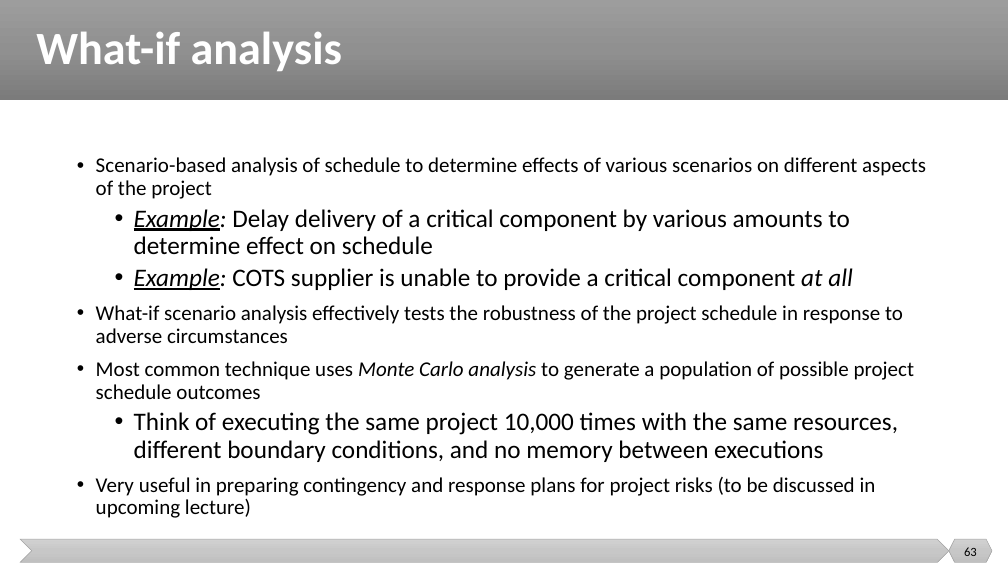
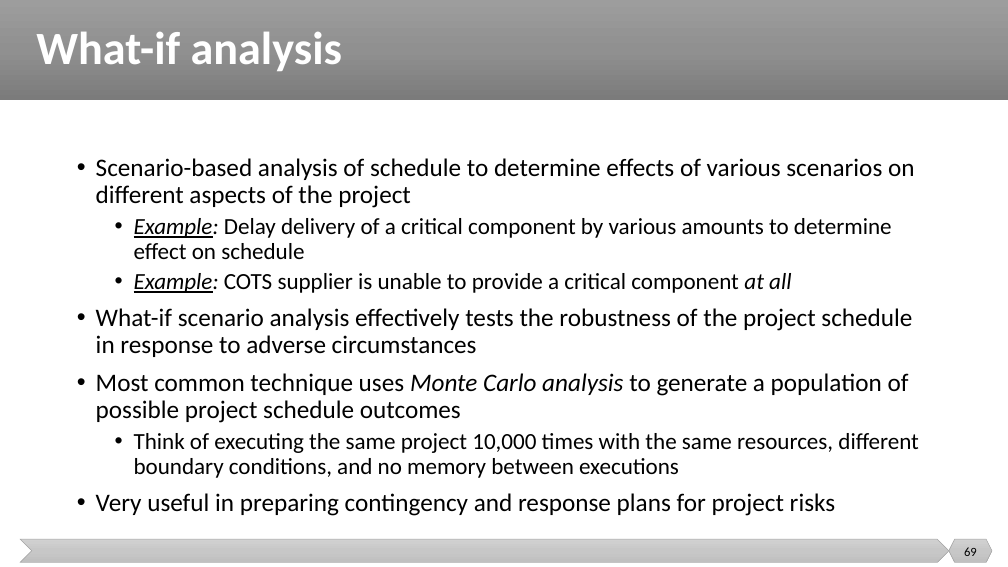
Before and after one commit to malenezi/malenezi, a slide deck: slide 69 of SE423/Lectures/6-Planning/Scheduling and Tracking.pptx (slide 63 before the commit). Drawn at 1008x567 pixels with LibreOffice and Linux fonts; fonts in the diff are those of the drawing. Boxes give left, top, right and bottom in pixels: in the first picture for what was removed or moved away, otherwise in the second. Text is boxed around its words. In the diff, an @@ line names an element or a change of style, - is before the commit and + after.

```diff
--- a/SE423/Lectures/6-Planning/Scheduling and Tracking.pptx
+++ b/SE423/Lectures/6-Planning/Scheduling and Tracking.pptx
@@ text at [96, 158, 919, 478]: size 20 to 24 pt in "Scenario-based analysis of schedule to determine effects ...", "What-if scenario analysis effectively tests the robustness ...", "Most common technique uses Monte Carlo analysis ..."; size 24 to 22 pt in "Example: Delay delivery of a critical component ...", "Example: COTS supplier is unable to provide ...", "Think of executing the same project 10,000 ..." @@
@@ text at [96, 493, 835, 516]: text changed; size 20 to 24 pt @@
-• Very useful in preparing contingency and response plans for project risks (to be discussed in upcoming lecture)
+• Very useful in preparing contingency and response plans for project risks
@@ page number at [964, 547, 977, 556]: text changed @@
-63
+69
```
Also in this commit, not shown: 26 other slides changed, 2 slides added, 5 slides removed.
